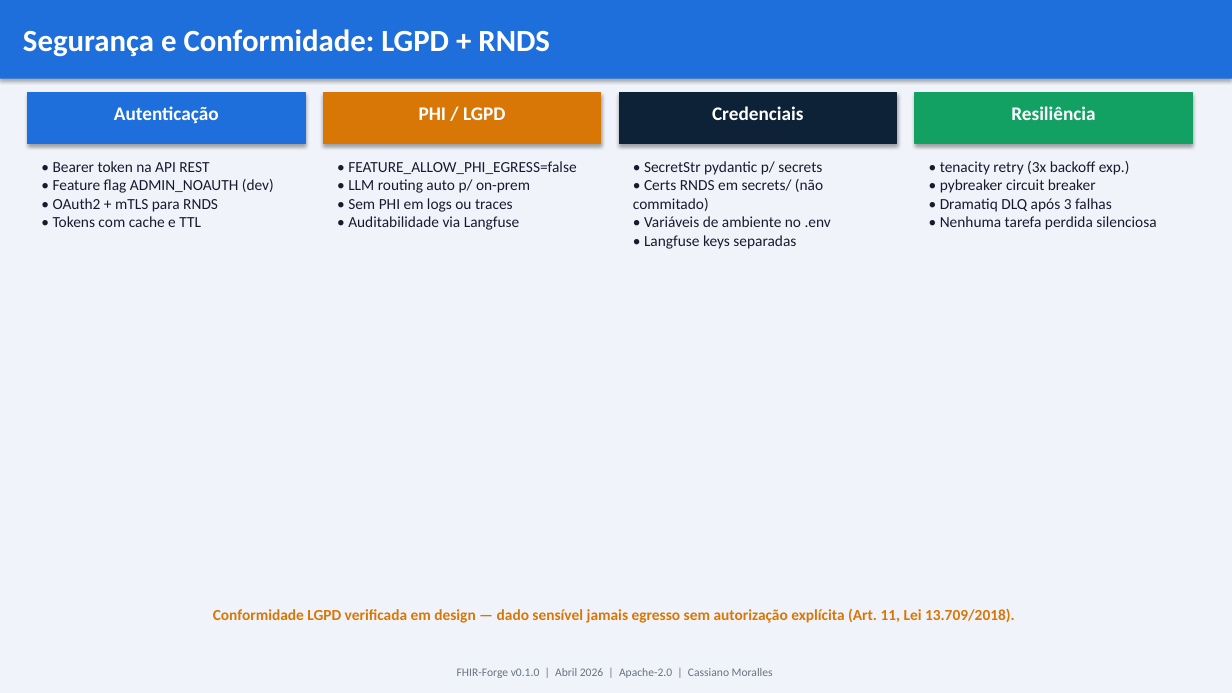
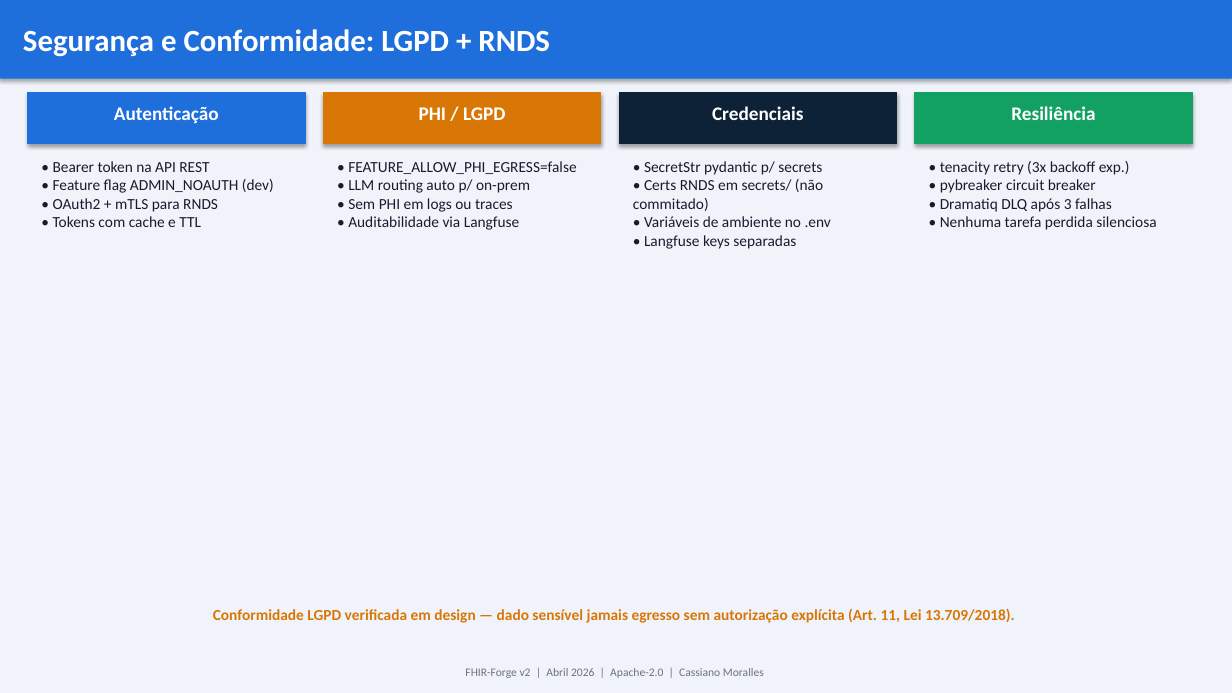
Before and after one commit to cass782019/API2FHIR, a slide deck: slide 10 of docs/fhir-forge-arquitetura.pptx. Drawn at 1232x693 pixels with LibreOffice and Linux fonts; fonts in the diff are those of the drawing. Boxes give left, top, right and bottom in pixels: in the first picture for what was removed or moved away, otherwise in the second. Text is boxed around its words. In the diff, an @@ line names an element or a change of style, - is before the commit and + after.

```diff
--- a/docs/fhir-forge-arquitetura.pptx
+++ b/docs/fhir-forge-arquitetura.pptx
@@ text at [465, 668, 764, 678]: text changed @@
-FHIR-Forge v0.1.0 | Abril 2026 | Apache-2.0 | Cassiano Moralles
+FHIR-Forge v2 | Abril 2026 | Apache-2.0 | Cassiano Moralles
```
Also in this commit, not shown: 16 other slides changed, 6 other files.
